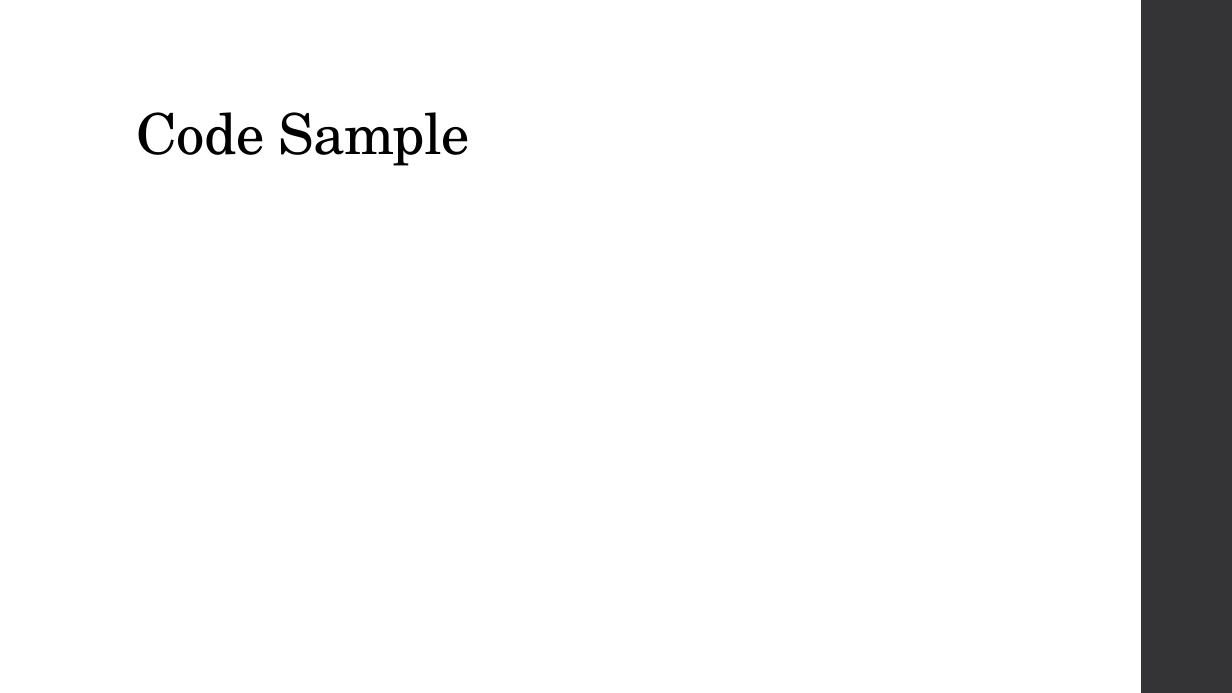
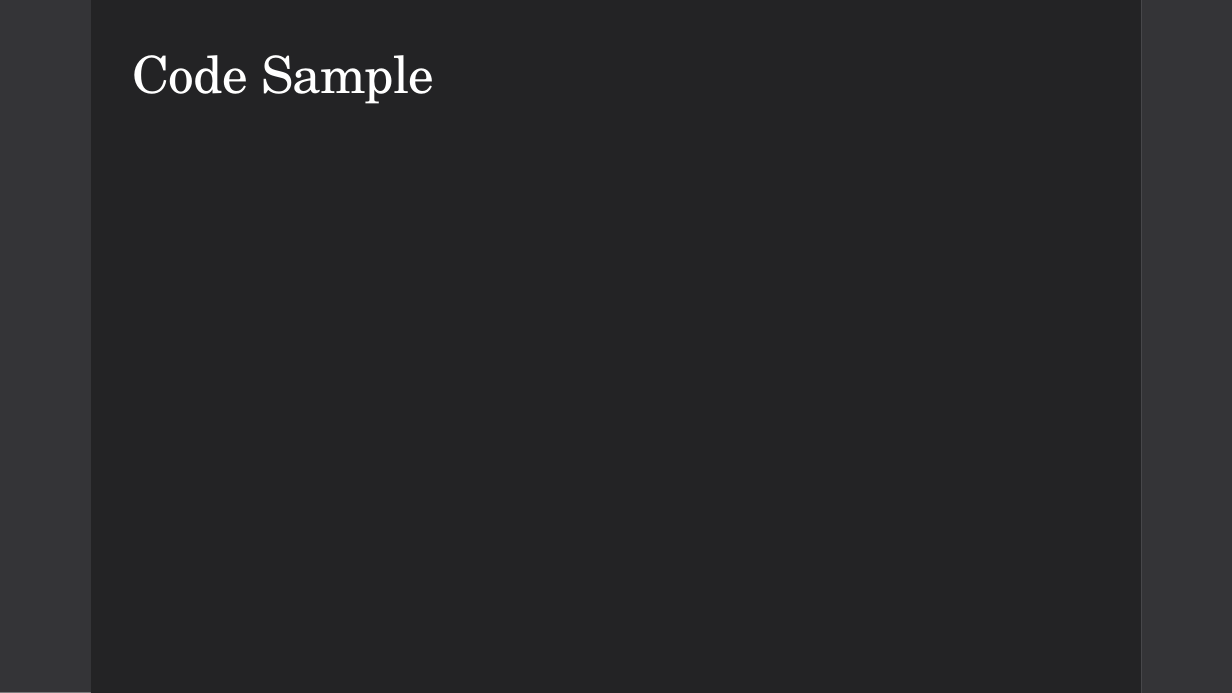
Before and after one commit to dustinc555/csc416-Project, a slide deck: slide 8 of Pitch materials/Pitch.pptx. Drawn at 1232x693 pixels with LibreOffice and Linux fonts; fonts in the diff are those of the drawing. Boxes give left, top, right and bottom in pixels: in the first picture for what was removed or moved away, otherwise in the second. Text is boxed around its words. In the diff, an @@ line names an element or a change of style, - is before the commit and + after.

Commit message:
Changed Theme, finished my slides

```diff
--- a/Pitch materials/Pitch.pptx
+++ b/Pitch materials/Pitch.pptx
@@ rectangle added at [0, 0, 1141, 693], fill #FFFFFF @@
@@ rectangle added at [0, 0, 91, 693], fill #353537 @@
@@ rectangle added at [91, 0, 1141, 693], fill #232325 @@
@@ title "Code Sample" at [133, 55, 434, 104]: size 44 to 40 pt, text colour #000000 to #FFFFFF; vertical alignment bottom to middle @@
```
Also in this commit, not shown: 7 other slides changed, 1 slide added, 1 slide removed.
